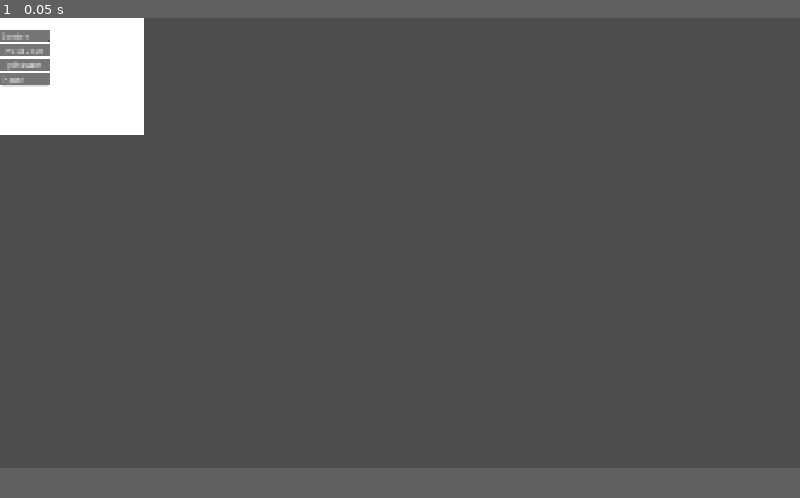
Above: before the commit, frame 1.
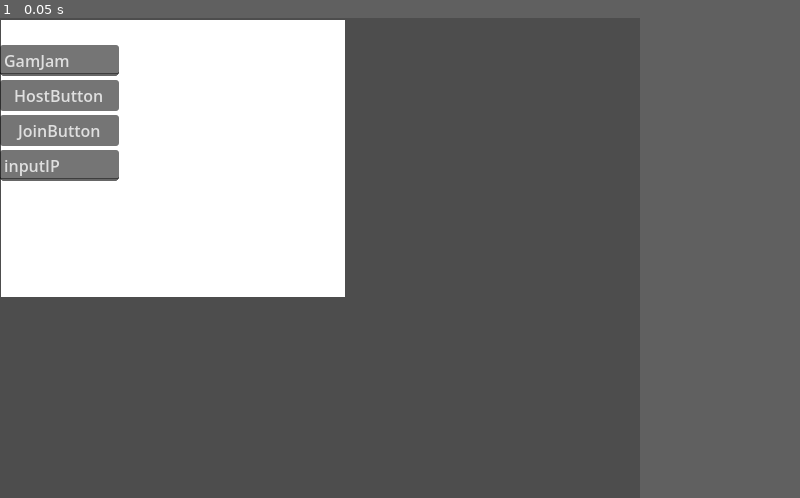
Above: after the commit, the same moment.

Repository: LeChenam/Mask
Game: Godot game, scene res://lobby.tscn
Two runs of this game, one before a commit and one after it. Both use one fixed random seed, a clock stepped at 60 frames per second and the inputs below.
Inputs:
- Up to frame 1 (0.05 s): no input
In our replay, the window is 800x450 before the commit and 640x480 after it. These sizes can differ from the game's own. Grey fills any space a smaller window leaves; there, only what the larger window draws over its background counts as a difference.

The runs differ from the first frame. In frame 1, 23% of the frame differs, in the area x 0-44%, y 0-59%.

Commit message:
Multifonctionnel sans utilisation abusive d'input

Diff:
--- a/mask/player.gd
+++ /dev/null
@@ -1,74 +0,0 @@
-extends CharacterBody3D
-
-@export var speed = 5.0
-@export var jump_velocity = 4.5
-@export var sensitivity = 0.003
-
-# Vérifie bien que ta hiérarchie est : Player -> Head -> Camera3D
-@onready var camera = $Head/Camera3D
-
-var gravity = ProjectSettings.get_setting("physics/3d/default_gravity")
-
-func _enter_tree():
-	# Définit qui contrôle ce personnage dès son apparition
-	set_multiplayer_authority(name.to_int())
-
-func _ready() -> void:
-	if is_multiplayer_authority():
-		# C'est MON personnage
-		camera.make_current()
-		Input.mouse_mode = Input.MOUSE_MODE_CAPTURED
-		print("[JOUEUR %s] Local : Contrôles activés." % name)
-	else:
-		# C'est l'avatar d'un AUTRE joueur sur mon écran
-		camera.current = false
-		# On désactive le processing pour ne pas gâcher de ressources
-		set_physics_process(false)
-		set_process_unhandled_input(false)
-		print("[JOUEUR %s] Distant : Contrôles désactivés." % name)
-
-func _unhandled_input(event):
-	# Sécurité supplémentaire
-	if not is_multiplayer_authority(): return
-
-	if event is InputEventMouseMotion:
-		# Rotation horizontale (le corps tourne)
-		rotate_y(-event.relative.x * sensitivity)
-		# Rotation verticale (seule la caméra/tête tourne)
-		camera.rotate_x(-event.relative.y * sensitivity)
-		camera.rotation.x = clamp(camera.rotation.x, deg_to_rad(-80), deg_to_rad(80))
-
-func _physics_process(delta: float) -> void:
-	if not is_multiplayer_authority(): return
-
-	# Gravité
-	if not is_on_floor():
-		velocity.y -= gravity * delta
-
-	# Saut
-	if Input.is_action_just_pressed("ui_accept") and is_on_floor():
-		velocity.y = jump_velocity
-
-	# Déplacements ZQSD
-	var input_dir = Input.get_vector("left", "right", "forward", "backward")
-	var direction = (transform.basis * Vector3(input_dir.x, 0, input_dir.y)).normalized()
-
-	if direction:
-		velocity.x = direction.x * speed
-		velocity.z = direction.z * speed
-		# Log de debug précis
-		if Engine.get_physics_frames() % 60 == 0: # Log toutes les secondes environ
-			print("[JOUEUR %s] Bouge vers %s" % [name, _get_direction_name(input_dir)])
-	else:
-		velocity.x = move_toward(velocity.x, 0, speed)
-		velocity.z = move_toward(velocity.z, 0, speed)
-
-	move_and_slide()
-
-func _get_direction_name(dir: Vector2) -> String:
-	var res = []
-	if dir.y < 0: res.append("Z")
-	if dir.y > 0: res.append("S")
-	if dir.x < 0: res.append("Q")
-	if dir.x > 0: res.append("D")
-	return "+".join(res)
--- a/mask/player.tscn
+++ b/mask/player.tscn
@@ -1,6 +1,6 @@
 [gd_scene format=3 uid="uid://bxs7aak1prc1q"]
 
-[ext_resource type="Script" uid="uid://dd8vta5e4evmo" path="res://player.gd" id="1_4flbx"]
+[ext_resource type="Script" uid="uid://dd8vta5e4evmo" path="res://scripts/player.gd" id="1_4flbx"]
 
 [sub_resource type="SceneReplicationConfig" id="SceneReplicationConfig_sh265"]
 properties/0/path = NodePath(".:position")
--- a/mask/project.godot
+++ b/mask/project.godot
@@ -13,12 +13,14 @@
 config/name="Mask"
 run/main_scene="uid://hdovfsv3f3dy"
 config/features=PackedStringArray("4.6", "Forward Plus")
+run/max_fps=144
 config/icon="res://icon.svg"
 
 [display]
 
-window/size/viewport_width=1920
-window/size/viewport_height=1080
+window/size/viewport_width=640
+window/size/viewport_height=480
+window/size/borderless=true
 window/stretch/mode="canvas_items"
 
 [input]
--- a/mask/scripts/lobby.gd
+++ b/mask/scripts/lobby.gd
@@ -3,31 +3,30 @@
 const PORT = 42069
 const ADDRESS = "127.0.0.1"
 
-func _on_host_button_pressed() -> void:
-	# 1. On crée le serveur DIRECTEMENT ici
+func _ready() -> void:
+	# On tente de créer le serveur
 	var peer = ENetMultiplayerPeer.new()
 	var error = peer.create_server(PORT)
 
-	if error != OK:
-		print("Erreur création serveur: " + str(error))
-		return
-
-	multiplayer.multiplayer_peer = peer
-	print("Serveur lancé ! Chargement du monde...")
-
-	# 2. Maintenant on charge la VRAIE scène World qui contient les noeuds
-	get_tree().change_scene_to_file("res://world.tscn")
+	if error == OK:
+		multiplayer.multiplayer_peer = peer
+		print("SERVEUR : Je suis l'hôte. Lancement du monde...")
+		# On attend un tout petit peu avant de changer de scène
+		await get_tree().create_timer(0.1).timeout
+		get_tree().change_scene_to_file("res://world.tscn")
+	else:
+		# L'erreur "Couldn't create host" vient d'ici, c'est normal si
+		# un serveur tourne déjà sur ton PC.
+		print("MODE CLIENT : Serveur déjà présent, prêt à rejoindre.")
 
 func _on_join_button_pressed() -> void:
-	# 1. On crée le client DIRECTEMENT ici
 	var peer = ENetMultiplayerPeer.new()
 	var error = peer.create_client(ADDRESS, PORT)
 
 	if error != OK:
-		print("Erreur connexion client")
+		print("ERREUR : Impossible de contacter le serveur.")
 		return
 
 	multiplayer.multiplayer_peer = peer
-	print("Connexion en cours...")
-
+	print("CLIENT : Connexion en cours...")
 	get_tree().change_scene_to_file("res://world.tscn")
--- /dev/null
+++ b/mask/scripts/player.gd
@@ -0,0 +1,72 @@
+extends CharacterBody3D
+
+# On force le type 'float' pour éviter l'erreur "Nil to float"
+@export var speed : float = 5.0
+@export var sensitivity : float = 0.003
+
+@onready var camera = $Head/Camera3D
+
+func _enter_tree():
+	# L'autorité est définie par le nom du node (l'ID réseau)
+	set_multiplayer_authority(name.to_int())
+
+func _ready():
+	if is_multiplayer_authority():
+		# ACTIVER uniquement pour moi
+		if camera:
+			camera.make_current()
+		Input.mouse_mode = Input.MOUSE_MODE_CAPTURED
+		set_physics_process(true)
+		set_process_unhandled_input(true)
+	else:
+		# DÉSACTIVER pour les autres joueurs sur mon écran
+		if camera:
+			camera.current = false
+		set_physics_process(false)
+		set_process_unhandled_input(false)
+
+func _unhandled_input(event):
+	# Sécurité : Seul le propriétaire local traite les entrées souris
+	if not is_multiplayer_authority(): return
+
+	if event is InputEventMouseMotion:
+		rotate_y(-event.relative.x * sensitivity)
+		camera.rotate_x(-event.relative.y * sensitivity)
+		camera.rotation.x = clamp(camera.rotation.x, deg_to_rad(-80), deg_to_rad(80))
+
+func _physics_process(delta):
+	# Cette ligne est déjà protégée par le set_physics_process(false) du _ready,
+	# mais on la garde par sécurité.
+	if not is_multiplayer_authority(): return
+
+	if not is_on_floor():
+		velocity.y -= 9.8 * delta
+
+	# Récupération sécurisée de la vitesse pour éviter l'erreur "Nil"
+	var current_speed = speed if speed != null else 5.0
+
+	var input_dir = Input.get_vector("left", "right", "forward", "backward")
+	var direction = (transform.basis * Vector3(input_dir.x, 0, input_dir.y)).normalized()
+
+	if direction:
+		velocity.x = direction.x * current_speed
+		velocity.z = direction.z * current_speed
+	else:
+		# Correction de l'erreur move_toward
+		velocity.x = move_toward(velocity.x, 0, current_speed)
+		velocity.z = move_toward(velocity.z, 0, current_speed)
+
+	move_and_slide()
+
+func _notification(what):
+	# On ne gère les notifications de focus que pour le joueur local
+	if not is_multiplayer_authority(): return
+
+	if what == NOTIFICATION_APPLICATION_FOCUS_OUT:
+		velocity = Vector3.ZERO
+		Input.mouse_mode = Input.MOUSE_MODE_VISIBLE
+		print("[JOUEUR %s] Fenêtre inactive." % name)
+
+	if what == NOTIFICATION_APPLICATION_FOCUS_IN:
+		Input.mouse_mode = Input.MOUSE_MODE_CAPTURED
+		print("[JOUEUR %s] Fenêtre active." % name)
--- a/mask/scripts/world.gd
+++ b/mask/scripts/world.gd
@@ -1,45 +1,33 @@
 extends Node
 
-const IP_ADRESS: String = "127.0.0.1"
-const PORT: int = 42069
+func _ready():
+	multiplayer.peer_connected.connect(_on_player_connected)
+	multiplayer.peer_disconnected.connect(_on_player_disconnected)
 
-var peer: ENetMultiplayerPeer
-
-func _ready():
-	# Signal déclenché quand quelqu'un se connecte au serveur
-	multiplayer.peer_connected.connect(_on_player_connected)
-
-func start_server() -> void:
-	peer = ENetMultiplayerPeer.new()
-	peer.create_server(PORT)
-	multiplayer.multiplayer_peer = peer
-	print("Serveur lancé sur le port ", PORT)
-	# L'host doit aussi spawner son propre personnage (ID 1)
-	_on_player_connected(1)
-
-func start_client() -> void:
-	peer = ENetMultiplayerPeer.new()
-	# Correction de la faute de frappe : create_client
-	peer.create_client(IP_ADRESS, PORT)
-	multiplayer.multiplayer_peer = peer
-	print("Connexion au serveur...")
+	if multiplayer.is_server():
+		print("MONDE : Serveur prêt.")
+		# --- CORRECTION ICI ---
+		# On force le spawn du serveur lui-même (ID 1) pour qu'il puisse jouer
+		_on_player_connected(1)
 
 func _on_player_connected(peer_id):
-	# Seul le serveur a le droit de spawner des joueurs
-	if not multiplayer.is_server():
-		return
+	if not multiplayer.is_server(): return
 
-	print("Le joueur " + str(peer_id) + " arrive. Spawn en cours...")
+	# --- CORRECTION ICI ---
+	# On retire la ligne "if peer_id == 1: return"
+	# pour permettre au serveur d'avoir son personnage.
+
+	print("SERVEUR : Création du personnage pour le joueur ", peer_id)
 
 	var player = preload("res://player.tscn").instantiate()
-	# On nomme le node avec l'ID pour que set_multiplayer_authority fonctionne
 	player.name = str(peer_id)
 	$PlayerContainer.add_child(player)
 
-	# Positionnement sans boucle infinie
-	setup_player_position(player)
+	var count = $PlayerContainer.get_child_count()
+	player.global_position = Vector3(count * 3.0, 2, 0)
 
-func setup_player_position(player):
-	var player_count = $PlayerContainer.get_child_count()
-	# Décale chaque joueur de 2 mètres sur l'axe X
-	player.position = Vector3(player_count * 2.0, 0, 0)
+
+func _on_player_disconnected(peer_id):
+	if not multiplayer.is_server(): return
+	var p = $PlayerContainer.get_node_or_null(str(peer_id))
+	if p: p.queue_free()
Renamed: mask/player.gd.uid -> mask/scripts/player.gd.uid
